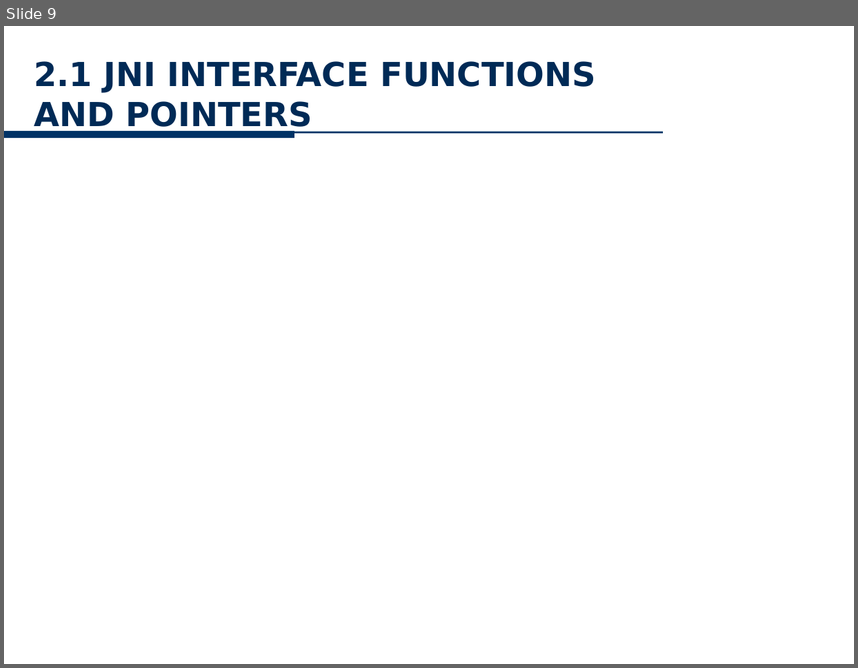
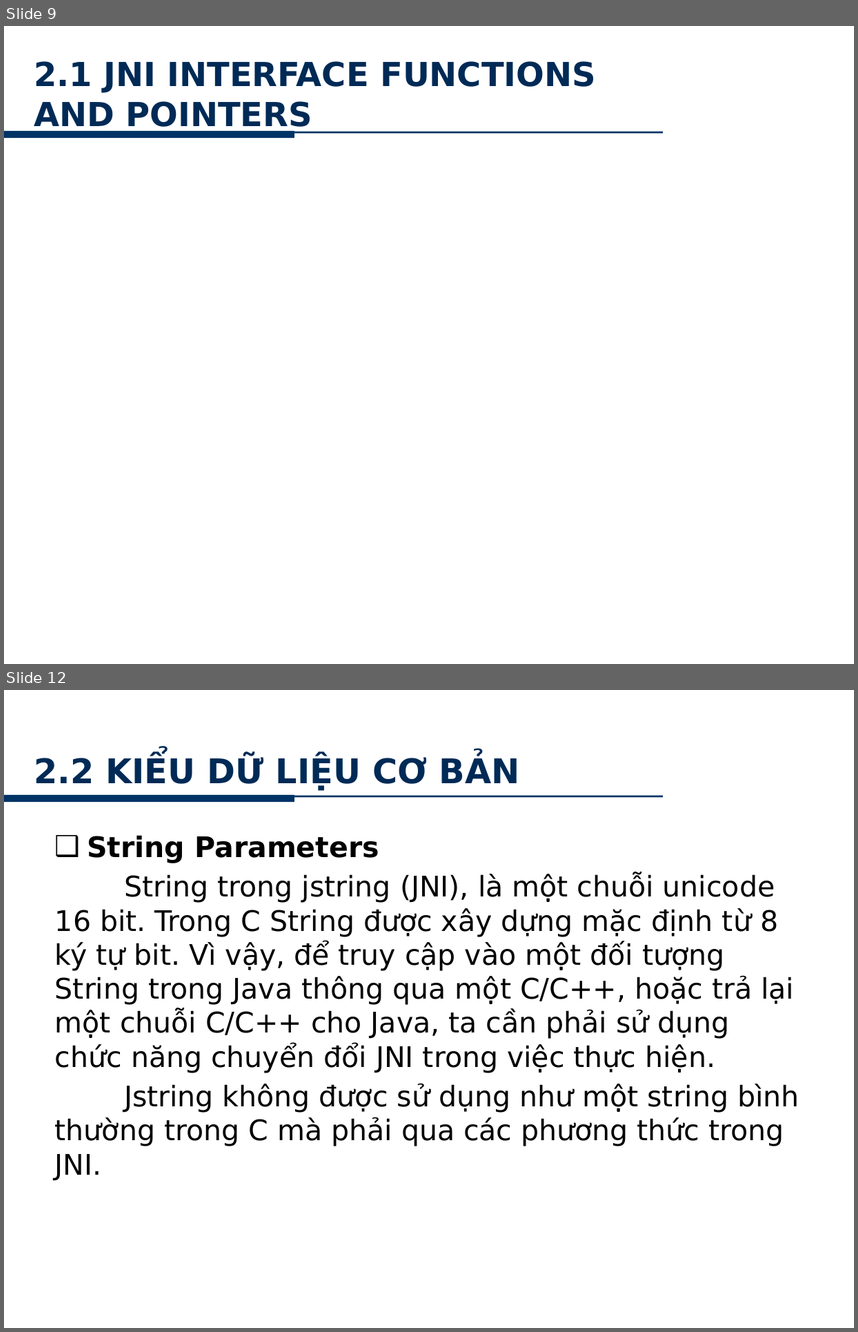
Before and after one commit to minhkhanh/UofS-Java, a slide deck: Seminar_JNI/Slide_00.pptx. Shown one above the other, each under a label of ours: slide 9 before the commit, slides 9 and 12 after it; the slides between them are not shown. The pictures are 858x668 and 858x1332 pixels, drawn with LibreOffice and Linux fonts; fonts in the diff are those of the drawing; background and template pictures are left out. Boxes give left, top, right and bottom in pixels: in the first picture for what was removed or moved away, otherwise in the second. Text is boxed around its words. In the diff, an @@ line names an element or a change of style, - is before the commit and + after.

```diff
--- a/Seminar_JNI/Slide_00.pptx
+++ b/Seminar_JNI/Slide_00.pptx
@@ slide 12 added at (x1=4, y1=690, x2=854, y2=1328), background picture (left out); not listed: 2 template elements that a slide beside it also shows @@
@@ text added at (x1=670, y1=704, x2=833, y2=726), 10 pt, text #FFFFFF @@
+www.hcmus.edu.vn
@@ title added at (x1=34, y1=756, x2=520, y2=791), 28.8 pt, text gradient #00152B to #002A56 to #002750, bold @@
+2.2 KIỂU DỮ LIỆU CƠ BẢN
@@ text added at (x1=55, y1=835, x2=799, y2=1180), 24 pt, text #000000 @@
+❑ String Parameters
+String trong jstring (JNI), là một chuỗi unicode 16 bit. Trong C String được xây dựng mặc định từ 8 ký tự bit. Vì vậy, để truy cập vào một đối tượng String trong Java thông qua một C/C++, hoặc trả lại một chuỗi C/C++ cho Java, ta cần phải sử dụng chức năng chuyển đổi JNI trong việc thực hiện.
+Jstring không được sử dụng như một string bình thường trong C mà phải qua các phương thức trong JNI.
@@ page number added at (x1=323, y1=1292, x2=521, y2=1328), 20 pt, text #FFFFFF @@
+12
```
Also in this commit, not shown: 4 slides changed, 3 other slides added.
